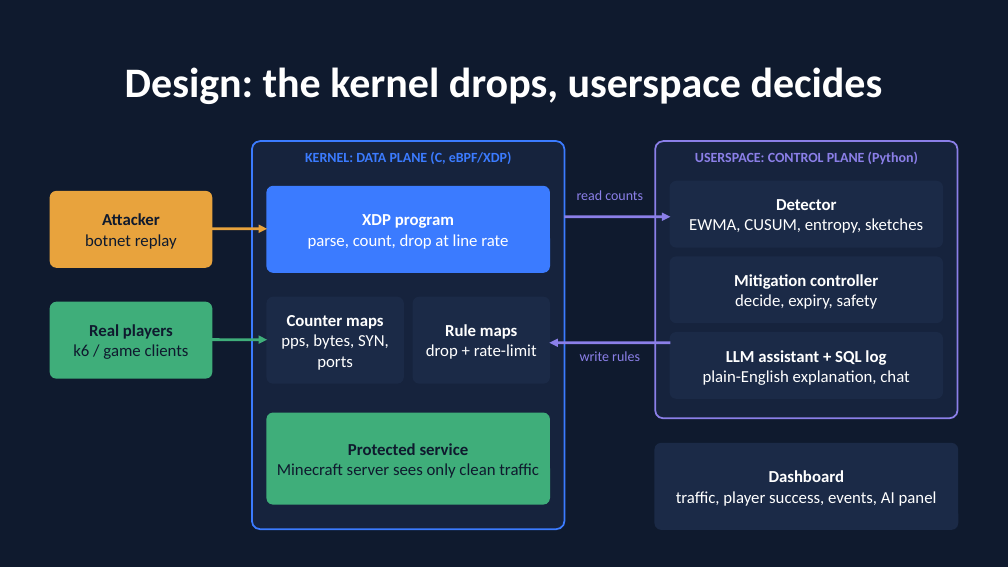
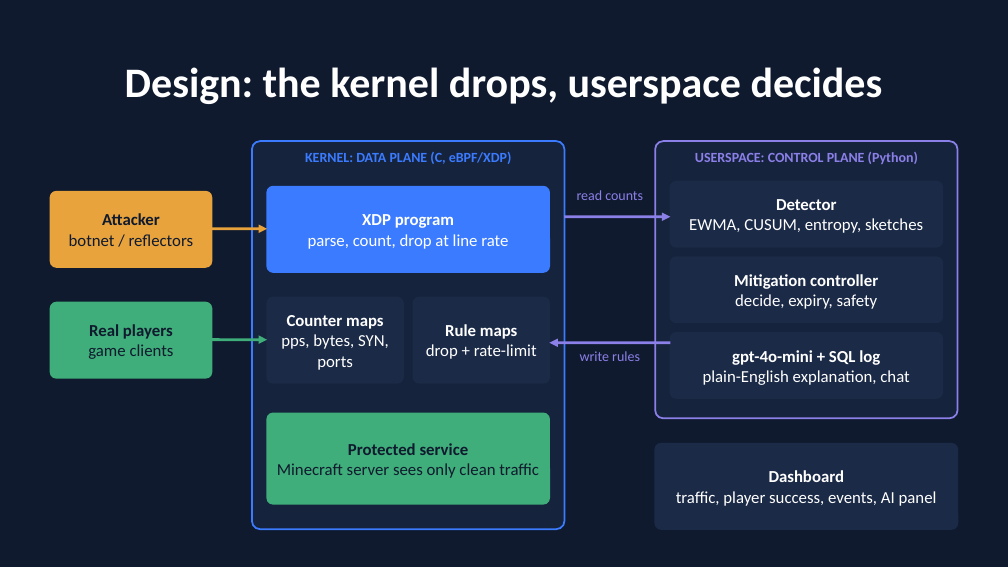
Before and after one commit to SushrithKbtech/shieldwall, a slide deck: slide 4 of docs/ShieldWall_presentation.pptx. Drawn at 1008x567 pixels with LibreOffice and Linux fonts; fonts in the diff are those of the drawing. Boxes give left, top, right and bottom in pixels: in the first picture for what was removed or moved away, otherwise in the second. Text is boxed around its words. In the diff, an @@ line names an element or a change of style, - is before the commit and + after.

Commit message:
Update presentation: team RSST, LLM evaluation results, gpt-4o-mini wording, PDF export

```diff
--- a/docs/ShieldWall_presentation.pptx
+++ b/docs/ShieldWall_presentation.pptx
@@ text at [69,234,194,246]: text changed @@
-botnet replay
+botnet / reflectors
@@ text at [88,344,174,359]: text changed @@
-k6 / game clients
+game clients
@@ text at [732,350,880,365]: text changed @@
-LLM assistant + SQL log
+gpt-4o-mini + SQL log
```
Also in this commit, not shown: 5 other slides changed, 2 other files.
